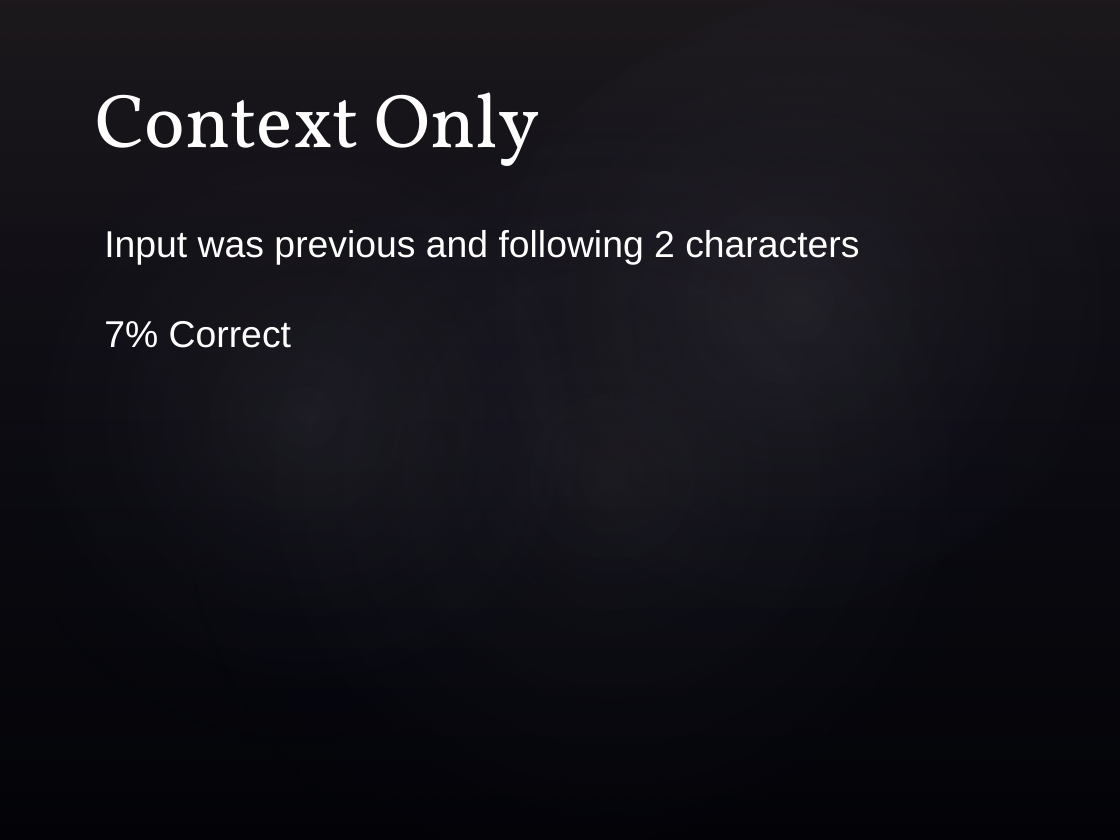
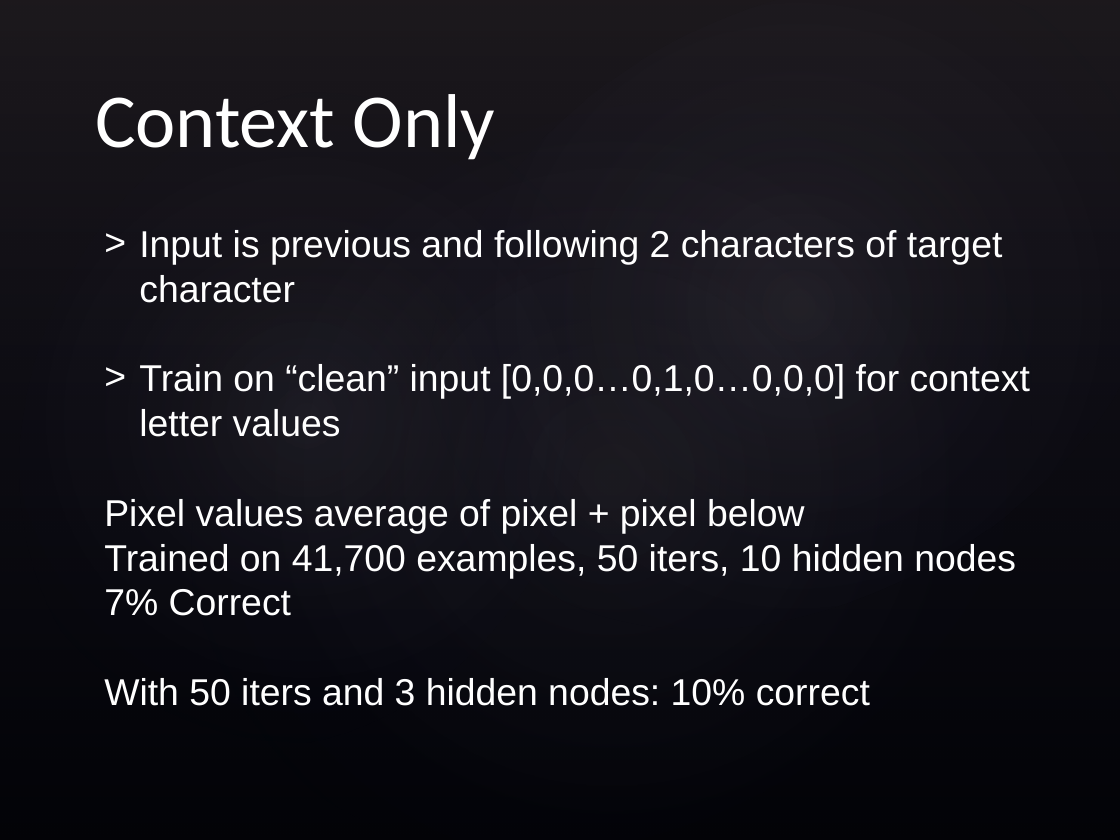
Before and after one commit to jacklightbody/character_recognizer, a slide deck: slide 6 of HollowayBidwellLightbody.pptx. Drawn at 1120x840 pixels with LibreOffice and Linux fonts; fonts in the diff are those of the drawing; background and template pictures are left out. Boxes give left, top, right and bottom in pixels: in the first picture for what was removed or moved away, otherwise in the second. Text is boxed around its words. In the diff, an @@ line names an element or a change of style, - is before the commit and + after.

```diff
--- a/HollowayBidwellLightbody.pptx
+++ b/HollowayBidwellLightbody.pptx
@@ title "Context Only" at box(95, 94, 495, 160): font Vollkorn to Calibri @@
@@ text at box(104, 230, 1030, 578): text changed @@
-Input was previous and following 2 characters
+> Input is previous and following 2 characters of target character
+> Train on “clean” input [0,0,0…0,1,0…0,0,0] for context letter values
+Pixel values average of pixel + pixel below
+Trained on 41,700 examples, 50 iters, 10 hidden nodes
@@ text at box(104, 678, 870, 706): paragraph added @@
+With 50 iters and 3 hidden nodes: 10% correct
```
Also in this commit, not shown: 4 other slides changed, 3 slides added, 2 slides removed, 2 other files.
